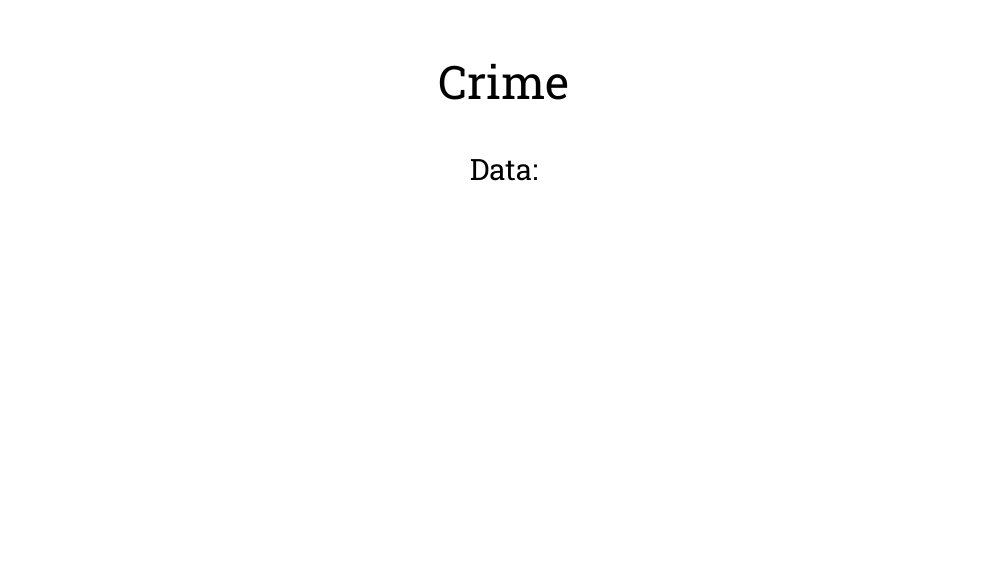
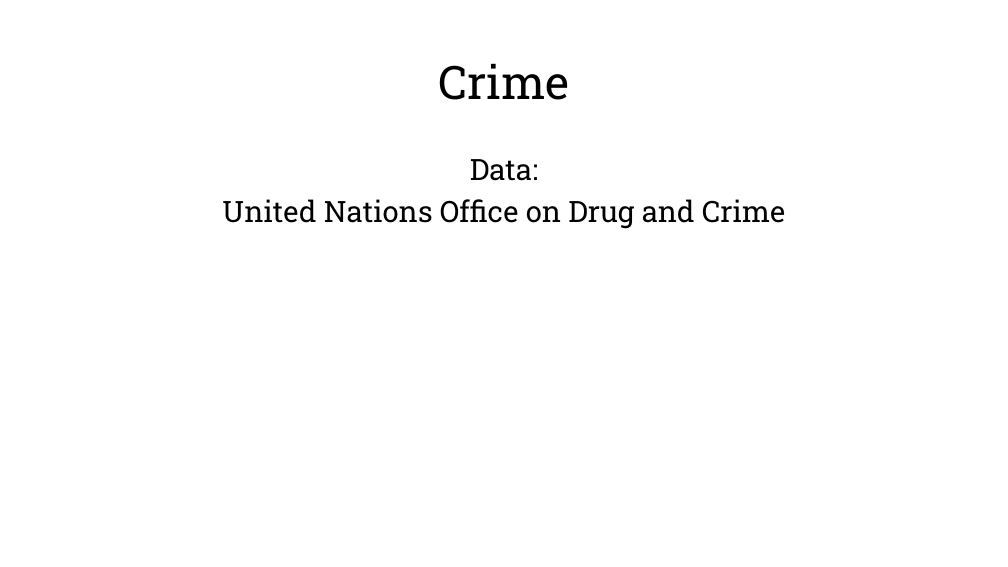
Before and after one commit to beaubatchelor/Health-Lookup-Linking, a slide deck: slide 20 of A Nation’s Happiness.pptx (slide 18 before the commit). Drawn at 1008x567 pixels with LibreOffice and Linux fonts; fonts in the diff are those of the drawing; background and template pictures are left out. Boxes give left, top, right and bottom in pixels: in the first picture for what was removed or moved away, otherwise in the second. Text is boxed around its words. In the diff, an @@ line names an element or a change of style, - is before the commit and + after.

```diff
--- a/A Nation’s Happiness.pptx
+++ b/A Nation’s Happiness.pptx
@@ text at (222,199,785,229): paragraph added @@
+United Nations Office on Drug and Crime
```
Also in this commit, not shown: 9 other slides changed, 4 slides added, 3 other files.
